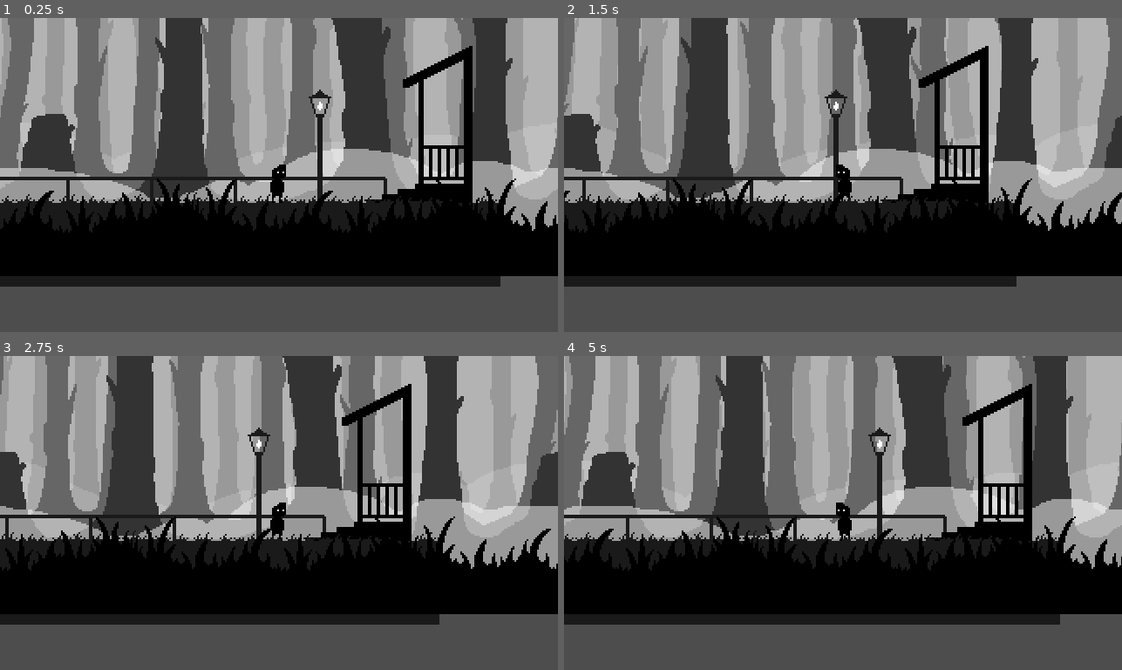
Above: before the commit, frames 1-4 (two rows, left to right).
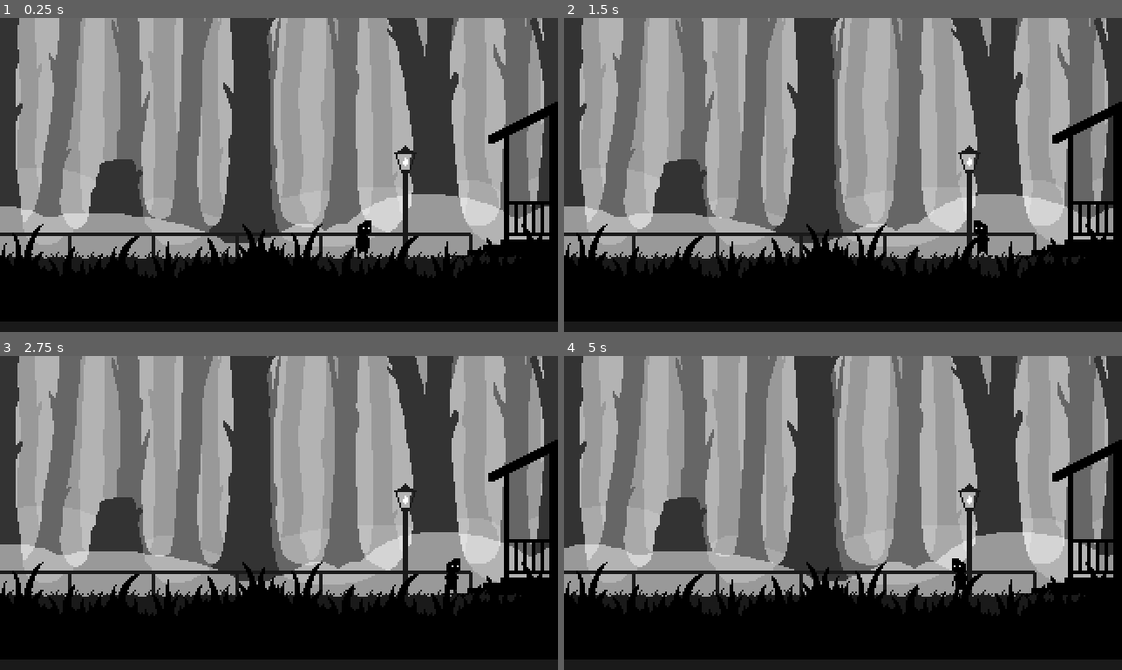
Above: after the commit, the same moments.

Repository: Pemmy0/Whispering-woods
Game: Godot game, scene res://scene_1.tscn
Same seed, same stepped clock (60 frames per second), same inputs: the game is played once before the commit and once after it. The project has no main scene, so this scene is started directly.
Inputs:
- Up to frame 1 (0.25 s): no input
- Up to frame 2 (1.5 s): hold Right (ui_right) 0.53-1.28 s; hold Shift (Run, bound only after the commit) 0.53-1.28 s; hold Left (ui_left) from 1.28 s (still down); tap Shift (Run, bound only after the commit) at 1.35 s
- Up to frame 3 (2.75 s): release Left (ui_left) at 2.03 s; hold Right (ui_right) from 2.03 s (still down); hold Shift (Run, bound only after the commit) from 2.03 s (still down)
- Up to frame 4 (5 s): release Shift (Run, bound only after the commit) at 2.78 s; tap Shift (Run, bound only after the commit) at 2.85, 4.35 s; release Right (ui_right) at 3.53 s; hold Shift (Run, bound only after the commit) 3.53-4.28 s; hold Left (ui_left) from 3.53 s (still down)

The runs differ from the first frame. In frame 1, 88% of the frame differs, in the area x 0-100%, y 0-100%; in frame 2, 81%; in frame 3, 78%; in frame 4, 88%.

Commit message:
Character Movement

Diff:
--- a/Player/drago.gd
+++ b/Player/drago.gd
@@ -1,12 +1,13 @@
 extends CharacterBody2D
-
-
-const SPEED = 50.0
 
 @onready var animated_sprite_2d = $AnimatedSprite2D
 
+var speed = 25
+var movement_animation: String
+
 func _physics_process(delta):
-	var direction = Input.get_axis("ui_left", "ui_right")
+	var direction = Input.get_axis("Left", "Right")
+	movement_animation = "Walk"
 
 	movement(direction)
 	animation_control(direction)
@@ -15,11 +16,23 @@
 
 func movement(direction):
 	if direction:
-		velocity.x = direction * SPEED
+		velocity.x = direction * speed
 	else:
-		velocity.x = move_toward(velocity.x, 0, SPEED)
+		velocity.x = move_toward(velocity.x, 0, speed)
+
+	if Input.is_action_pressed("Run"):
+		speed = 50
+		movement_animation = "Run"
+	else:
+		movement_animation = "Walk"
+		speed = 25
 
 func animation_control(direction):
+	if direction != 0:
+		animated_sprite_2d.play(movement_animation)
+	elif velocity.x == 0:
+		animated_sprite_2d.play("Idle")
+
 	if direction == 1:
 		animated_sprite_2d.flip_h = false
 	elif direction == -1:
--- a/Player/drago.tscn
+++ b/Player/drago.tscn
@@ -19,6 +19,70 @@
 atlas = ExtResource("2_lx8j5")
 region = Rect2(96, 0, 32, 32)
 
+[sub_resource type="AtlasTexture" id="AtlasTexture_pp6hi"]
+atlas = ExtResource("2_lx8j5")
+region = Rect2(0, 96, 32, 32)
+
+[sub_resource type="AtlasTexture" id="AtlasTexture_tpluo"]
+atlas = ExtResource("2_lx8j5")
+region = Rect2(32, 96, 32, 32)
+
+[sub_resource type="AtlasTexture" id="AtlasTexture_2x0bl"]
+atlas = ExtResource("2_lx8j5")
+region = Rect2(64, 96, 32, 32)
+
+[sub_resource type="AtlasTexture" id="AtlasTexture_v07o2"]
+atlas = ExtResource("2_lx8j5")
+region = Rect2(96, 96, 32, 32)
+
+[sub_resource type="AtlasTexture" id="AtlasTexture_m14vw"]
+atlas = ExtResource("2_lx8j5")
+region = Rect2(128, 96, 32, 32)
+
+[sub_resource type="AtlasTexture" id="AtlasTexture_20a22"]
+atlas = ExtResource("2_lx8j5")
+region = Rect2(160, 96, 32, 32)
+
+[sub_resource type="AtlasTexture" id="AtlasTexture_bx4ic"]
+atlas = ExtResource("2_lx8j5")
+region = Rect2(192, 96, 32, 32)
+
+[sub_resource type="AtlasTexture" id="AtlasTexture_r54q5"]
+atlas = ExtResource("2_lx8j5")
+region = Rect2(224, 96, 32, 32)
+
+[sub_resource type="AtlasTexture" id="AtlasTexture_mwtqv"]
+atlas = ExtResource("2_lx8j5")
+region = Rect2(0, 32, 32, 32)
+
+[sub_resource type="AtlasTexture" id="AtlasTexture_l3sh7"]
+atlas = ExtResource("2_lx8j5")
+region = Rect2(32, 32, 32, 32)
+
+[sub_resource type="AtlasTexture" id="AtlasTexture_jwaul"]
+atlas = ExtResource("2_lx8j5")
+region = Rect2(64, 32, 32, 32)
+
+[sub_resource type="AtlasTexture" id="AtlasTexture_yyfua"]
+atlas = ExtResource("2_lx8j5")
+region = Rect2(96, 32, 32, 32)
+
+[sub_resource type="AtlasTexture" id="AtlasTexture_em1aw"]
+atlas = ExtResource("2_lx8j5")
+region = Rect2(128, 32, 32, 32)
+
+[sub_resource type="AtlasTexture" id="AtlasTexture_1dc3i"]
+atlas = ExtResource("2_lx8j5")
+region = Rect2(160, 32, 32, 32)
+
+[sub_resource type="AtlasTexture" id="AtlasTexture_wd7de"]
+atlas = ExtResource("2_lx8j5")
+region = Rect2(192, 32, 32, 32)
+
+[sub_resource type="AtlasTexture" id="AtlasTexture_4q5d7"]
+atlas = ExtResource("2_lx8j5")
+region = Rect2(224, 32, 32, 32)
+
 [sub_resource type="SpriteFrames" id="SpriteFrames_wd2j4"]
 animations = [{
 "frames": [{
@@ -36,11 +100,69 @@
 }],
 "loop": true,
 "name": &"Idle",
-"speed": 4.0
+"speed": 3.0
+}, {
+"frames": [{
+"duration": 1.0,
+"texture": SubResource("AtlasTexture_pp6hi")
+}, {
+"duration": 1.0,
+"texture": SubResource("AtlasTexture_tpluo")
+}, {
+"duration": 1.0,
+"texture": SubResource("AtlasTexture_2x0bl")
+}, {
+"duration": 1.0,
+"texture": SubResource("AtlasTexture_v07o2")
+}, {
+"duration": 1.0,
+"texture": SubResource("AtlasTexture_m14vw")
+}, {
+"duration": 1.0,
+"texture": SubResource("AtlasTexture_20a22")
+}, {
+"duration": 1.0,
+"texture": SubResource("AtlasTexture_bx4ic")
+}, {
+"duration": 1.0,
+"texture": SubResource("AtlasTexture_r54q5")
+}],
+"loop": true,
+"name": &"Run",
+"speed": 12.0
+}, {
+"frames": [{
+"duration": 1.0,
+"texture": SubResource("AtlasTexture_mwtqv")
+}, {
+"duration": 1.0,
+"texture": SubResource("AtlasTexture_l3sh7")
+}, {
+"duration": 1.0,
+"texture": SubResource("AtlasTexture_jwaul")
+}, {
+"duration": 1.0,
+"texture": SubResource("AtlasTexture_yyfua")
+}, {
+"duration": 1.0,
+"texture": SubResource("AtlasTexture_em1aw")
+}, {
+"duration": 1.0,
+"texture": SubResource("AtlasTexture_1dc3i")
+}, {
+"duration": 1.0,
+"texture": SubResource("AtlasTexture_wd7de")
+}, {
+"duration": 1.0,
+"texture": SubResource("AtlasTexture_4q5d7")
+}],
+"loop": true,
+"name": &"Walk",
+"speed": 8.0
 }]
 
 [sub_resource type="RectangleShape2D" id="RectangleShape2D_mxcdm"]
-size = Vector2(6, 16)
+size = Vector2(8, 12)
 
 [node name="Drago" type="CharacterBody2D"]
 z_index = 1
@@ -49,10 +171,12 @@
 
 [node name="AnimatedSprite2D" type="AnimatedSprite2D" parent="."]
 sprite_frames = SubResource("SpriteFrames_wd2j4")
-animation = &"Idle"
+animation = &"Run"
+frame_progress = 0.00334622
 
 [node name="CollisionShape2D" type="CollisionShape2D" parent="."]
-position = Vector2(-1, 8)
+position = Vector2(-1, 6)
 shape = SubResource("RectangleShape2D_mxcdm")
 
 [node name="Camera2D" type="Camera2D" parent="."]
+editor_draw_limits = true
--- a/project.godot
+++ b/project.godot
@@ -22,6 +22,26 @@
 window/size/window_height_override=720
 window/stretch/mode="canvas_items"
 
+[input]
+
+Left={
+"deadzone": 0.5,
+"events": [Object(InputEventKey,"resource_local_to_scene":false,"resource_name":"","device":-1,"window_id":0,"alt_pressed":false,"shift_pressed":false,"ctrl_pressed":false,"meta_pressed":false,"pressed":false,"keycode":0,"physical_keycode":65,"key_label":0,"unicode":97,"location":0,"echo":false,"script":null)
+, Object(InputEventKey,"resource_local_to_scene":false,"resource_name":"","device":-1,"window_id":0,"alt_pressed":false,"shift_pressed":false,"ctrl_pressed":false,"meta_pressed":false,"pressed":false,"keycode":0,"physical_keycode":4194319,"key_label":0,"unicode":0,"location":0,"echo":false,"script":null)
+]
+}
+Right={
+"deadzone": 0.5,
+"events": [Object(InputEventKey,"resource_local_to_scene":false,"resource_name":"","device":-1,"window_id":0,"alt_pressed":false,"shift_pressed":false,"ctrl_pressed":false,"meta_pressed":false,"pressed":false,"keycode":0,"physical_keycode":68,"key_label":0,"unicode":100,"location":0,"echo":false,"script":null)
+, Object(InputEventKey,"resource_local_to_scene":false,"resource_name":"","device":-1,"window_id":0,"alt_pressed":false,"shift_pressed":false,"ctrl_pressed":false,"meta_pressed":false,"pressed":false,"keycode":0,"physical_keycode":4194321,"key_label":0,"unicode":0,"location":0,"echo":false,"script":null)
+]
+}
+Run={
+"deadzone": 0.5,
+"events": [Object(InputEventKey,"resource_local_to_scene":false,"resource_name":"","device":-1,"window_id":0,"alt_pressed":false,"shift_pressed":false,"ctrl_pressed":false,"meta_pressed":false,"pressed":false,"keycode":0,"physical_keycode":4194325,"key_label":0,"unicode":0,"location":0,"echo":false,"script":null)
+]
+}
+
 [rendering]
 
 textures/canvas_textures/default_texture_filter=0
--- a/scene_1.tscn
+++ b/scene_1.tscn
@@ -76,6 +76,12 @@
 [node name="Drago" parent="." instance=ExtResource("3_vrbg1")]
 position = Vector2(209, 128)
 
+[node name="Camera2D" parent="Drago" index="2"]
+limit_left = -960
+limit_top = 0
+limit_right = 320
+limit_bottom = 180
+
 [node name="GroundTile" type="TileMapLayer" parent="."]
 z_index = 1
 tile_map_data = PackedByteArray("AAAAAAkAAAAAAAAAAAAAAAoAAAAAAAAAAAAAAAsAAAAAAAAAAAABAAkAAAAAAAAAAAABAAoAAAAAAAAAAAABAA …(2544 unchanged characters)…
@@ -96,11 +102,12 @@
 vframes = 3
 frame = 6
 
-[node name="Parallax" type="Node" parent="."]
+[node name="Parallax" type="Node2D" parent="."]
 
 [node name="Front" type="Parallax2D" parent="Parallax"]
-repeat_size = Vector2(320, 0)
-repeat_times = 2
+scroll_scale = Vector2(1.5, 1)
+repeat_size = Vector2(320, 0)
+repeat_times = 3
 
 [node name="Front" type="Sprite2D" parent="Parallax/Front"]
 z_index = 2
@@ -114,7 +121,7 @@
 scroll_scale = Vector2(0.9, 1)
 repeat_size = Vector2(320, 0)
 autoscroll = Vector2(3, 0)
-repeat_times = 2
+repeat_times = 3
 
 [node name="Fog2" type="Sprite2D" parent="Parallax/Fog2"]
 z_index = -5
@@ -125,9 +132,9 @@
 frame = 5
 
 [node name="Mid2" type="Parallax2D" parent="Parallax"]
-scroll_scale = Vector2(0.8, 1)
-repeat_size = Vector2(320, 0)
-repeat_times = 2
+scroll_scale = Vector2(0.7, 1)
+repeat_size = Vector2(320, 0)
+repeat_times = 3
 
 [node name="Mid2" type="Sprite2D" parent="Parallax/Mid2"]
 z_index = -6
@@ -140,7 +147,7 @@
 [node name="Mid1" type="Parallax2D" parent="Parallax"]
 scroll_scale = Vector2(0.5, 1)
 repeat_size = Vector2(320, 0)
-repeat_times = 2
+repeat_times = 3
 
 [node name="Mid1" type="Sprite2D" parent="Parallax/Mid1"]
 z_index = -7
@@ -154,7 +161,7 @@
 scroll_scale = Vector2(0.3, 1)
 repeat_size = Vector2(320, 0)
 autoscroll = Vector2(1, 0)
-repeat_times = 2
+repeat_times = 3
 
 [node name="Fog1" type="Sprite2D" parent="Parallax/Fog1"]
 z_index = -8
@@ -167,7 +174,7 @@
 [node name="Back" type="Parallax2D" parent="Parallax"]
 scroll_scale = Vector2(0.2, 1)
 repeat_size = Vector2(320, 0)
-repeat_times = 2
+repeat_times = 3
 
 [node name="Back" type="Sprite2D" parent="Parallax/Back"]
 z_index = -9
@@ -179,7 +186,7 @@
 
 [node name="Base" type="Parallax2D" parent="Parallax"]
 repeat_size = Vector2(320, 0)
-repeat_times = 2
+repeat_times = 3
 
 [node name="Base" type="Sprite2D" parent="Parallax/Base"]
 z_index = -10
@@ -196,3 +203,5 @@
 [node name="CollisionShape2D" type="CollisionShape2D" parent="Barrier/StaticBody2D"]
 position = Vector2(330, 90)
 shape = SubResource("RectangleShape2D_402ey")
+
+[editable path="Drago"]
Not shown: 1 places in Player/drago.tscn that only renumber resources
